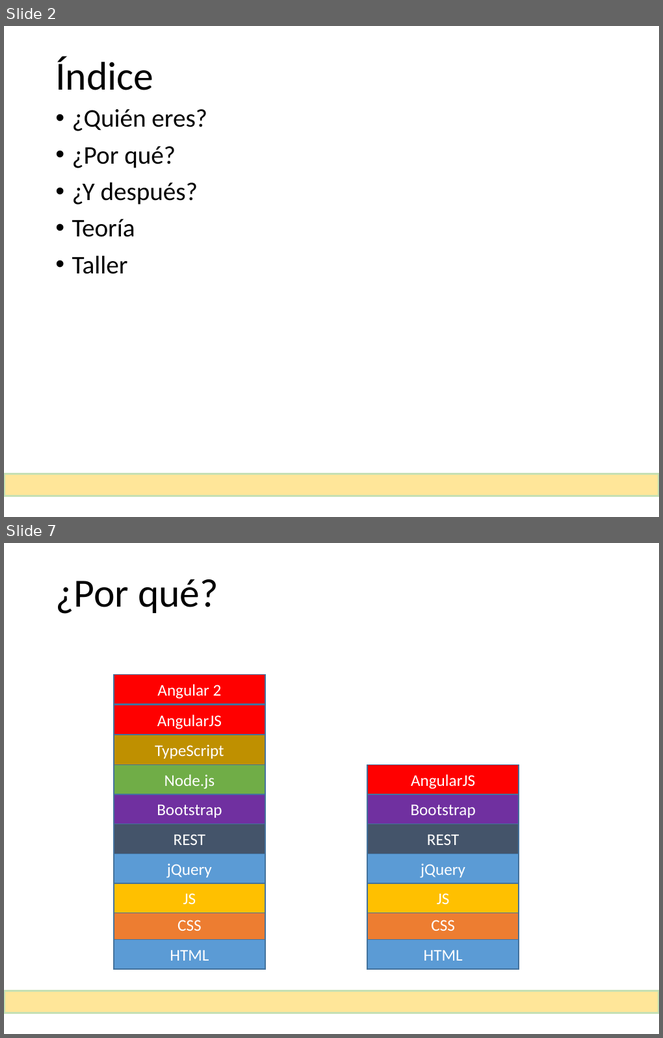
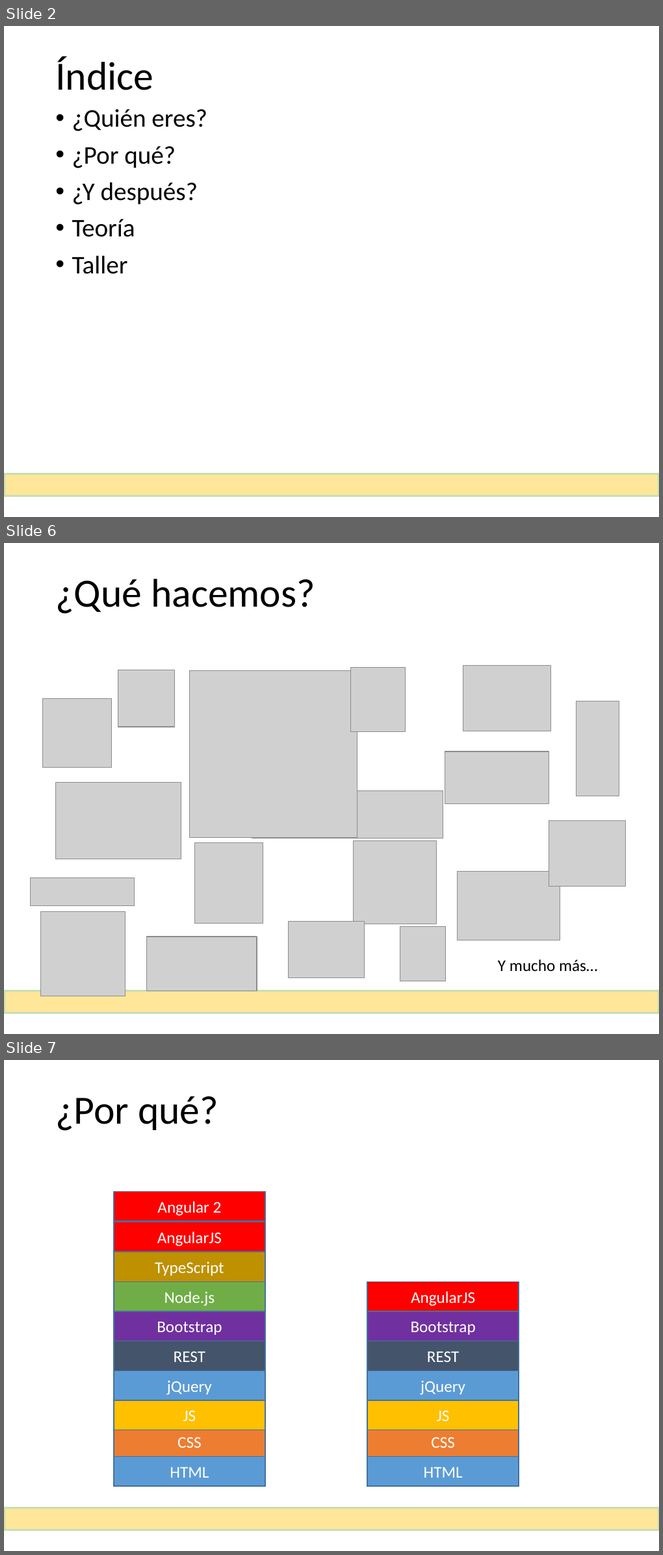
Before and after one commit to MarcosGinel/rss, a slide deck: documentacion/Taller de AngularJS.pptx. Shown one above the other, each under a label of ours: slides 2 and 7 before the commit, slides 2, 6 and 7 after it; the slides between them are not shown. The pictures are 663x1038 and 663x1555 pixels, drawn with LibreOffice and Linux fonts; fonts in the diff are those of the drawing; grey boxes stand for pictures. Boxes give left, top, right and bottom in pixels: in the first picture for what was removed or moved away, otherwise in the second. Text is boxed around its words. In the diff, an @@ line names an element or a change of style, - is before the commit and + after.

```diff
--- a/documentacion/Taller de AngularJS.pptx
+++ b/documentacion/Taller de AngularJS.pptx
@@ slide 6 added at [4, 543, 659, 1034], background #FFFFFF @@
@@ title added at [55, 579, 315, 614], 44 pt, text #000000 @@
+¿Qué hacemos?
@@ picture added at [118, 670, 174, 726] @@
@@ picture added at [190, 671, 358, 839] @@
@@ picture added at [350, 668, 405, 732] @@
@@ picture added at [464, 665, 551, 731] @@
@@ picture added at [42, 698, 112, 768] @@
@@ picture added at [577, 702, 620, 797] @@
@@ picture added at [445, 752, 549, 803] @@
@@ picture added at [56, 782, 181, 859] @@
@@ picture added at [252, 791, 443, 839] @@
@@ picture added at [549, 821, 626, 886] @@
@@ picture added at [194, 843, 263, 924] @@
@@ picture added at [353, 841, 436, 925] @@
@@ picture added at [458, 872, 560, 941] @@
@@ picture added at [30, 878, 135, 905] @@
@@ picture added at [40, 912, 125, 997] @@
@@ picture added at [288, 922, 364, 979] @@
@@ picture added at [400, 927, 445, 982] @@
@@ picture added at [147, 937, 257, 991] @@
@@ text added at [498, 960, 597, 972], 18 pt, text #000000 @@
+Y mucho más…
@@ rectangle added at [4, 991, 659, 1013], fill #FFE699, outline #C5E0B4 2.25 pt @@
```
Also in this commit, not shown: 1 slide changed, 2 other slides added, 14 slides removed.
